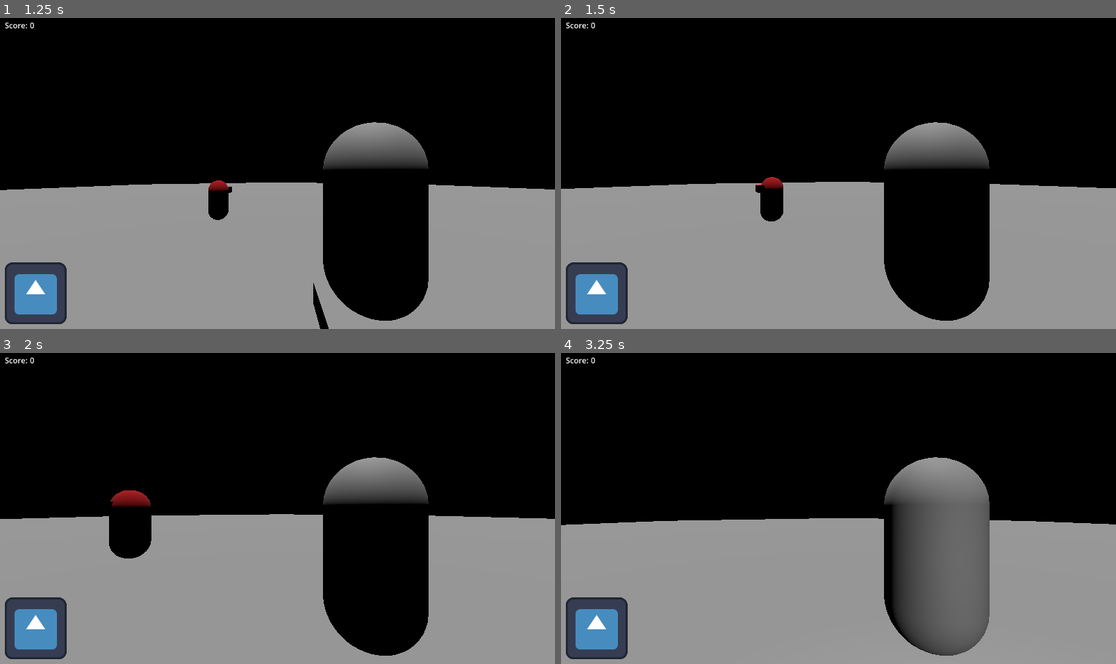
Above: before the commit, frames 1-4 (two rows, left to right).
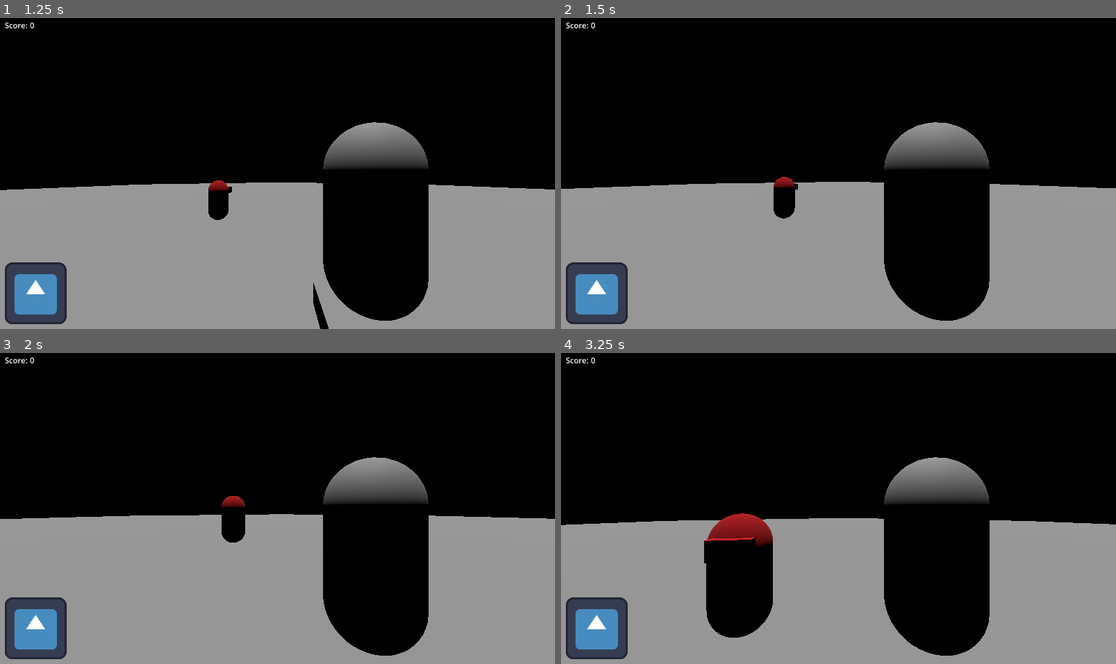
Above: after the commit, the same moments.

Repository: Sprotex/ludum-dare-54
Game: Godot game, scene res://level.tscn
The game is run twice, just before and just after one commit, with the same random seed, the same clock (stepped at 60 frames per second) and the same inputs. The engine's default icon, where the game draws it, is replaced by a stand-in: a white triangle on a blue panel in a dark square.
Inputs (mouse positions are in pixels of both pictures, inside the frame that each line leads up to):
- Up to frame 1 (1.25 s): tap Enter at 0.5 s; move the mouse to (305, 170) at 0.52 s; hold W (move_forward) from 0.53 s (still down); tap Space (jump) at 0.77 s
- Up to frame 2 (1.5 s): keep holding W (move_forward); move the mouse to (810, 173) at 1.27 s
- Up to frame 3 (2 s): keep holding W (move_forward); tap Space (jump) at 1.52 s
- Up to frame 4 (3.25 s): keep holding W (move_forward); move the mouse to (849, 502) at 2.02 s; move the mouse to (832, 511) at 2.77 s; tap Space (jump) at 3.02 s

Frame 1 is identical in both runs. In frame 2, 0.6% of the frame differs, in the area x 35-43%, y 51-66%; in frame 3, 1.7%; in frame 4, 13%, in the area x 25-78%, y 40-98%.

Commit message:
fix turn in random move state

Diff:
--- a/character/enemy/random_move_state.gd
+++ b/character/enemy/random_move_state.gd
@@ -2,13 +2,13 @@
 
 @export var character_movement: CharacterMovement
 @export var inputs: CharacterInputs
+@export var max_walk_distance = 10.0
 
-var max_walk_distance = 10.0
 @onready var random = RandomNumberGenerator.new()
 
 
 func _handle_ai_state_enabled() -> void:
-  var random_rotation = random.randf_range(-TAU, TAU)
+  var random_rotation = random.randf_range(-TAU * .5, TAU * .5)
   var random_distance = random.randf_range(0.0, max_walk_distance)
   turn(inputs, character_movement, random_rotation)
   await on_turn_completed
